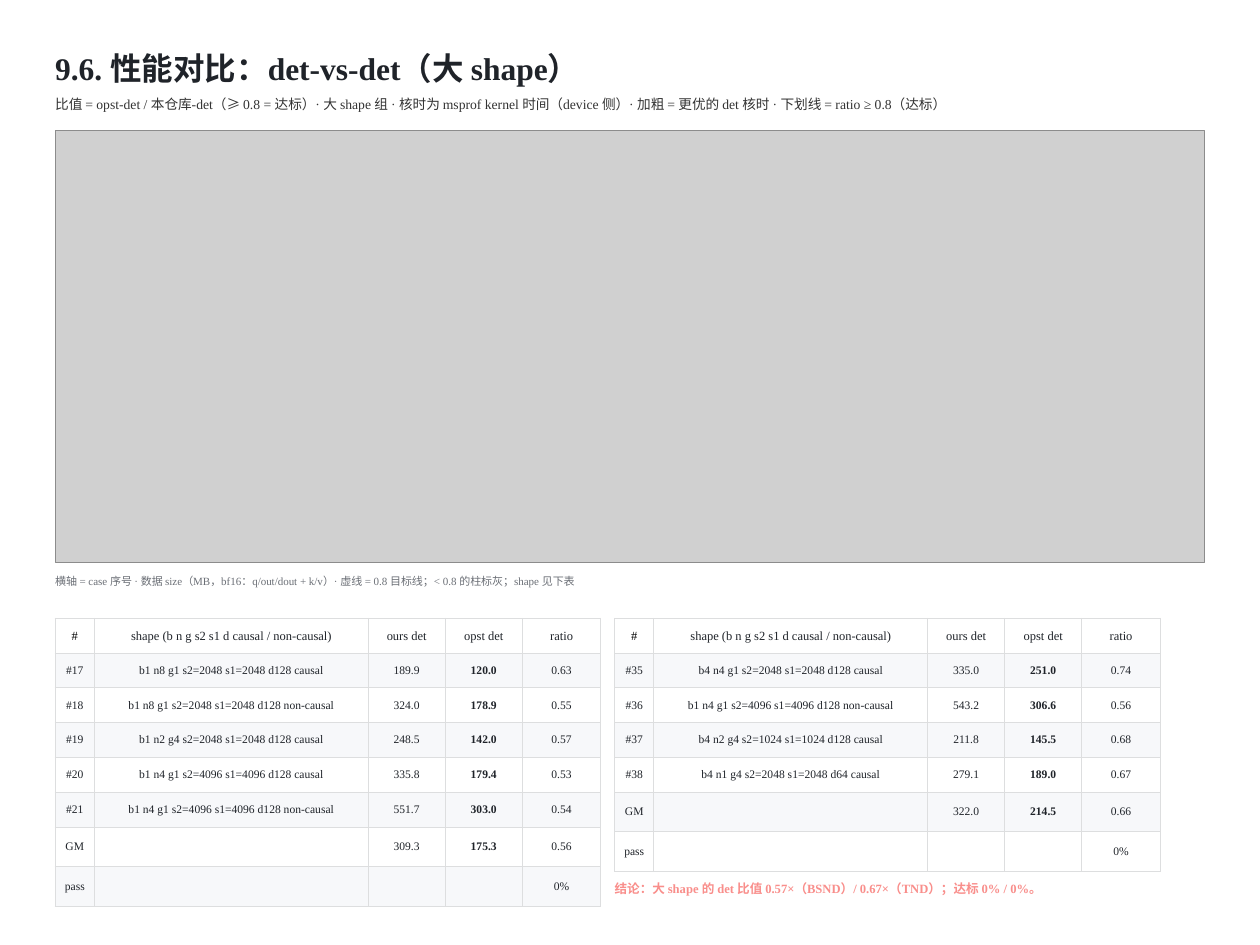
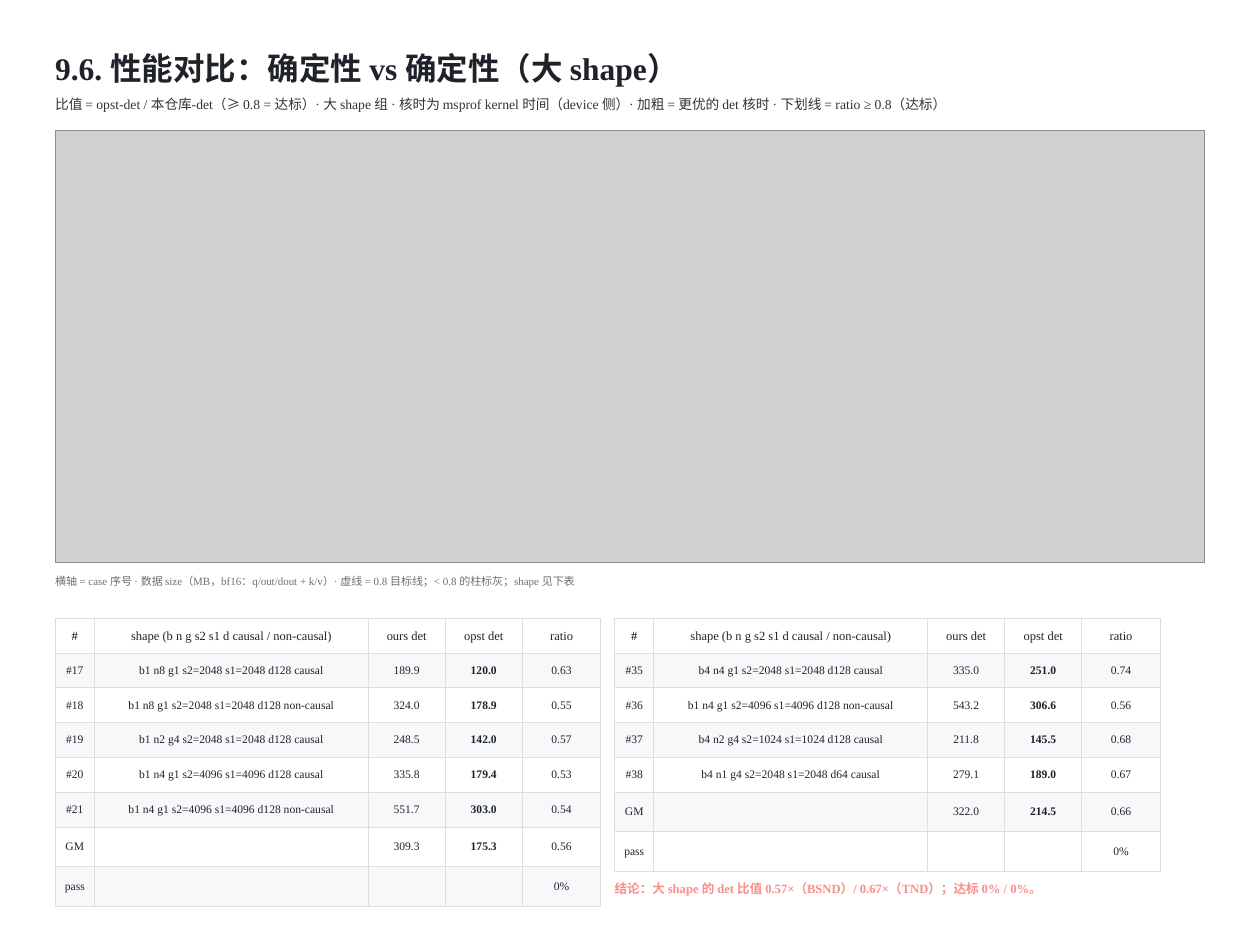
Before and after one commit to guomc9/SeeTen, a slide deck: slide 24 of cases/flash-attention-det-accum/out/v3-index-schedules.pptx. Drawn at 1260x945 pixels with LibreOffice and Linux fonts; fonts in the diff are those of the drawing; grey boxes stand for pictures. Boxes give left, top, right and bottom in pixels: in the first picture for what was removed or moved away, otherwise in the second. Text is boxed around its words. In the diff, an @@ line names an element or a change of style, - is before the commit and + after.

Commit message:
PR/deck: 'det-vs-det' -> '确定性 vs 确定性'; Summary = layout coverage + per-layout attainment
- Deck titles 9.4-9.6 now read '性能对比：确定性 vs 确定性'; READMEs updated.
- PR.md: Related Issue states the work item (support the deterministic branch of
  FAG v3 on Ascend950, no issue number); the Summary is rewritten to only give
  the layout coverage (BSND/TND dense+causal incl. ragged, MHA/GQA/MQA, D64/128,
  square/rect/unaligned, BN2S2 requirement) plus a per-layout attainment table
  (deterministic-vs-deterministic and non-deterministic ratios with pass rates,
  and the deterministic overhead ours/opst), leaving the details to Validation.
- gen_pr.py now also copies PR.md to flash-attention-npu/.docs/ and the nine
  figures to flash-attention-npu/.docs/figs/ (so the relative image links work
  from the .docs copy).

```diff
--- a/cases/flash-attention-det-accum/out/v3-index-schedules.pptx
+++ b/cases/flash-attention-det-accum/out/v3-index-schedules.pptx
@@ text at (55,53,679,86): text changed; font Times New Roman to Noto Sans CJK SC @@
-9.6. 性能对比：det-vs-det（大 shape）
+9.6. 性能对比：确定性 vs 确定性（大 shape）
```
Also in this commit, not shown: 2 other slides changed, 5 other files.
